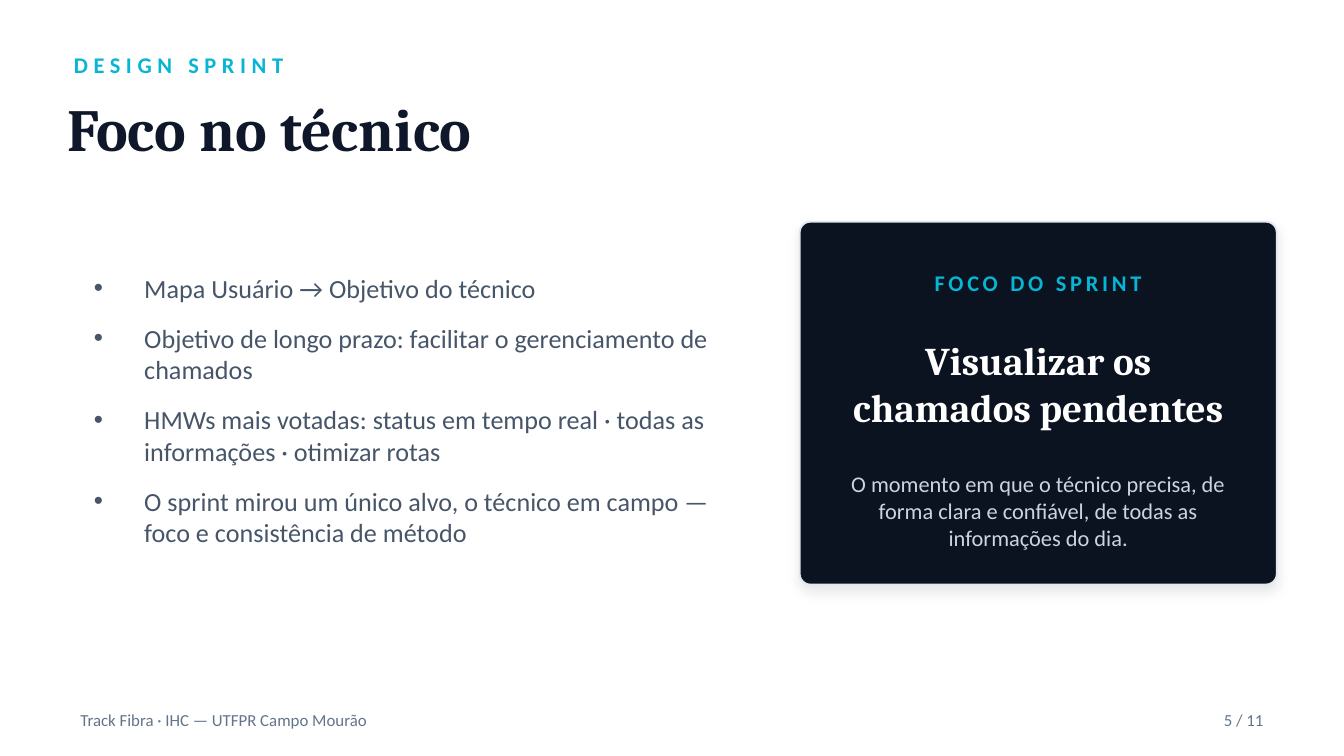
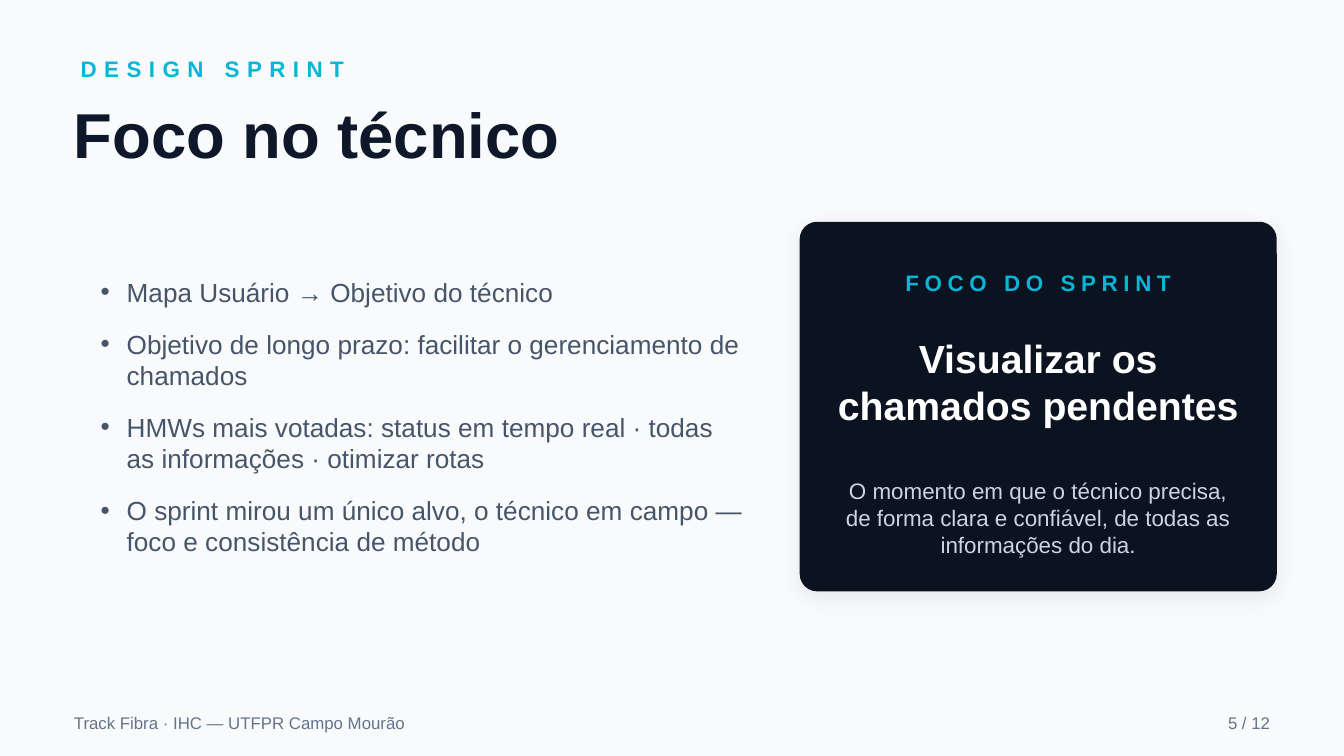
Before and after one commit to PedroH-Tardivo/track-fibra, a slide deck: slide 5 of entrega2-track-fibra.pptx. Drawn at 1344x756 pixels with LibreOffice and Linux fonts; fonts in the diff are those of the drawing. Boxes give left, top, right and bottom in pixels: in the first picture for what was removed or moved away, otherwise in the second. Text is boxed around its words. In the diff, an @@ line names an element or a change of style, - is before the commit and + after.

```diff
--- a/entrega2-track-fibra.pptx
+++ b/entrega2-track-fibra.pptx
@@ background #FFFFFF to #F8FAFC @@
@@ text "DESIGN SPRINT" at [81,61,344,78]: font Calibri to Arial, letter spacing 3 to 4 pt @@
@@ text "Foco no técnico" at [74,111,560,159]: size 32 to 34 pt, font Cambria to Arial @@
@@ 3 texts: place and size @@
-3 texts at [67,58,708,542]
+3 texts at [74,61,739,552]
@@ text "Mapa Usuário → Objetivo do ..." at [127,282,739,552]: font Calibri to Arial; indent changed; more space between paragraphs @@
@@ rounded rectangle: place and size @@
-rounded rectangle at [800,222,1277,585]
+rounded rectangle at [800,222,1277,591]
@@ rounded rectangle at [800,222,1277,591]: outline #E2E8F0 1 pt to none; shadow changed; proportions changed @@
@@ text "FOCO DO SPRINT" at [905,275,1171,291]: font Calibri to Arial, letter spacing 2 to 3 pt @@
@@ text "Visualizar os chamados pendentes" at [838,344,1239,428]: font Cambria to Arial @@
@@ text "O momento em que o ..." at [846,482,1230,558]: font Calibri to Arial @@
@@ text "Track Fibra · IHC — ..." at [74,717,405,733]: font Calibri to Arial @@
@@ text at [1228,717,1270,729]: text changed; font Calibri to Arial @@
-5 / 11
+5 / 12
```
Also in this commit, not shown: 10 other slides changed, 1 slide added.
